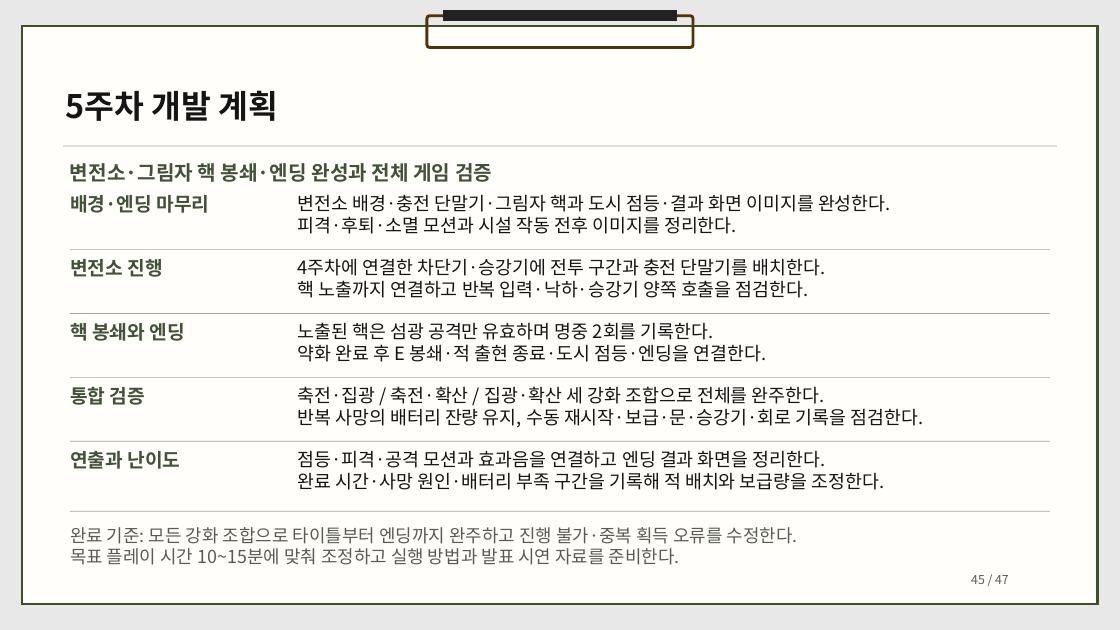
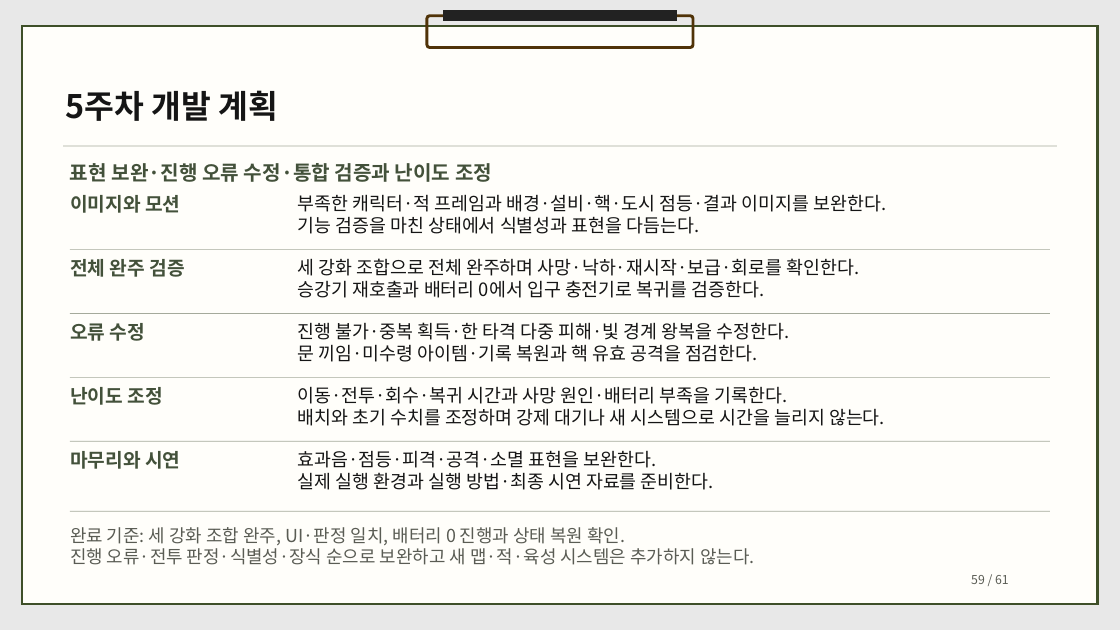
Before and after one commit to dbguswh/2Dgame_project, a slide deck: slide 59 of 2D게임프로그래밍 기획서.pptx (slide 45 before the commit). Drawn at 1120x630 pixels with LibreOffice and Linux fonts; fonts in the diff are those of the drawing. Boxes give left, top, right and bottom in pixels: in the first picture for what was removed or moved away, otherwise in the second. Text is boxed around its words. In the diff, an @@ line names an element or a change of style, - is before the commit and + after.

Commit message:
기획 디테일 수정

```diff
--- a/2D게임프로그래밍 기획서.pptx
+++ b/2D게임프로그래밍 기획서.pptx
@@ text at (70, 163, 492, 182): text changed @@
-변전소·그림자 핵 봉쇄·엔딩 완성과 전체 게임 검증
+표현 보완·진행 오류 수정·통합 검증과 난이도 조정
@@ text at (70, 195, 180, 213): text changed @@
-배경·엔딩 마무리
+이미지와 모션
@@ text at (297, 194, 887, 234): text changed @@
-변전소 배경·충전 단말기·그림자 핵과 도시 점등·결과 화면 이미지를 완성한다.
-피격·후퇴·소멸 모션과 시설 작동 전후 이미지를 정리한다.
+부족한 캐릭터·적 프레임과 배경·설비·핵·도시 점등·결과 이미지를 보완한다.
+기능 검증을 마친 상태에서 식별성과 표현을 다듬는다.
@@ text at (70, 259, 184, 277): text changed @@
-변전소 진행
+전체 완주 검증
@@ text at (297, 258, 859, 298): text changed @@
-4주차에 연결한 차단기·승강기에 전투 구간과 충전 단말기를 배치한다.
-핵 노출까지 연결하고 반복 입력·낙하·승강기 양쪽 호출을 점검한다.
+세 강화 조합으로 전체 완주하며 사망·낙하·재시작·보급·회로를 확인한다.
+승강기 재호출과 배터리 0에서 입구 충전기로 복귀를 검증한다.
@@ text at (70, 323, 145, 341): text changed @@
-핵 봉쇄와 엔딩
+오류 수정
@@ text at (297, 322, 790, 362): text changed @@
-노출된 핵은 섬광 공격만 유효하며 명중 2회를 기록한다.
-약화 완료 후 E 봉쇄·적 출현 종료·도시 점등·엔딩을 연결한다.
+진행 불가·중복 획득·한 타격 다중 피해·빛 경계 왕복을 수정한다.
+문 끼임·미수령 아이템·기록 복원과 핵 유효 공격을 점검한다.
@@ text at (70, 387, 162, 405): text changed @@
-통합 검증
+난이도 조정
@@ text at (297, 386, 885, 426): text changed @@
-축전·집광 / 축전·확산 / 집광·확산 세 강화 조합으로 전체를 완주한다.
-반복 사망의 배터리 잔량 유지, 수동 재시작·보급·문·승강기·회로 기록을 점검한다.
+이동·전투·회수·복귀 시간과 사망 원인·배터리 부족을 기록한다.
+배치와 초기 수치를 조정하며 강제 대기나 새 시스템으로 시간을 늘리지 않는다.
@@ text at (70, 451, 180, 469): text changed @@
-연출과 난이도
+마무리와 시연
@@ text at (297, 450, 714, 490): text changed @@
-점등·피격·공격 모션과 효과음을 연결하고 엔딩 결과 화면을 정리한다.
-완료 시간·사망 원인·배터리 부족 구간을 기록해 적 배치와 보급량을 조정한다.
+효과음·점등·피격·공격·소멸 표현을 보완한다.
+실제 실행 환경과 실행 방법·최종 시연 자료를 준비한다.
@@ text at (70, 527, 755, 565): text changed @@
-완료 기준: 모든 강화 조합으로 타이틀부터 엔딩까지 완주하고 진행 불가·중복 획득 오류를 수정한다.
-목표 플레이 시간 10~15분에 맞춰 조정하고 실행 방법과 발표 시연 자료를 준비한다.
+완료 기준: 세 강화 조합 완주, UI·판정 일치, 배터리 0 진행과 상태 복원 확인.
+진행 오류·전투 판정·식별성·장식 순으로 보완하고 새 맵·적·육성 시스템은 추가하지 않는다.
@@ text at (971, 575, 1009, 584): text changed @@
-45 / 47
+59 / 61
```
Also in this commit, not shown: 45 other slides changed, 14 slides added, 1 other file.
